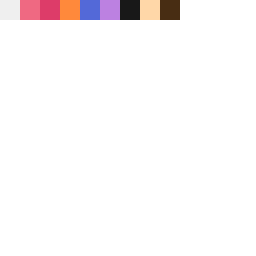
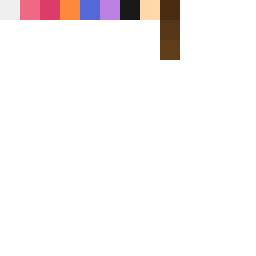
Before/after of a 256 x 256 layered artwork. What changed in the layer stack:
added layer "사각형 2 복사 10" above "사각형 2 복사 9" over bbox(160, 40, 180, 60)
added layer "사각형 2 복사 9" above "사각형 2 복사 8" over bbox(160, 20, 180, 40)
